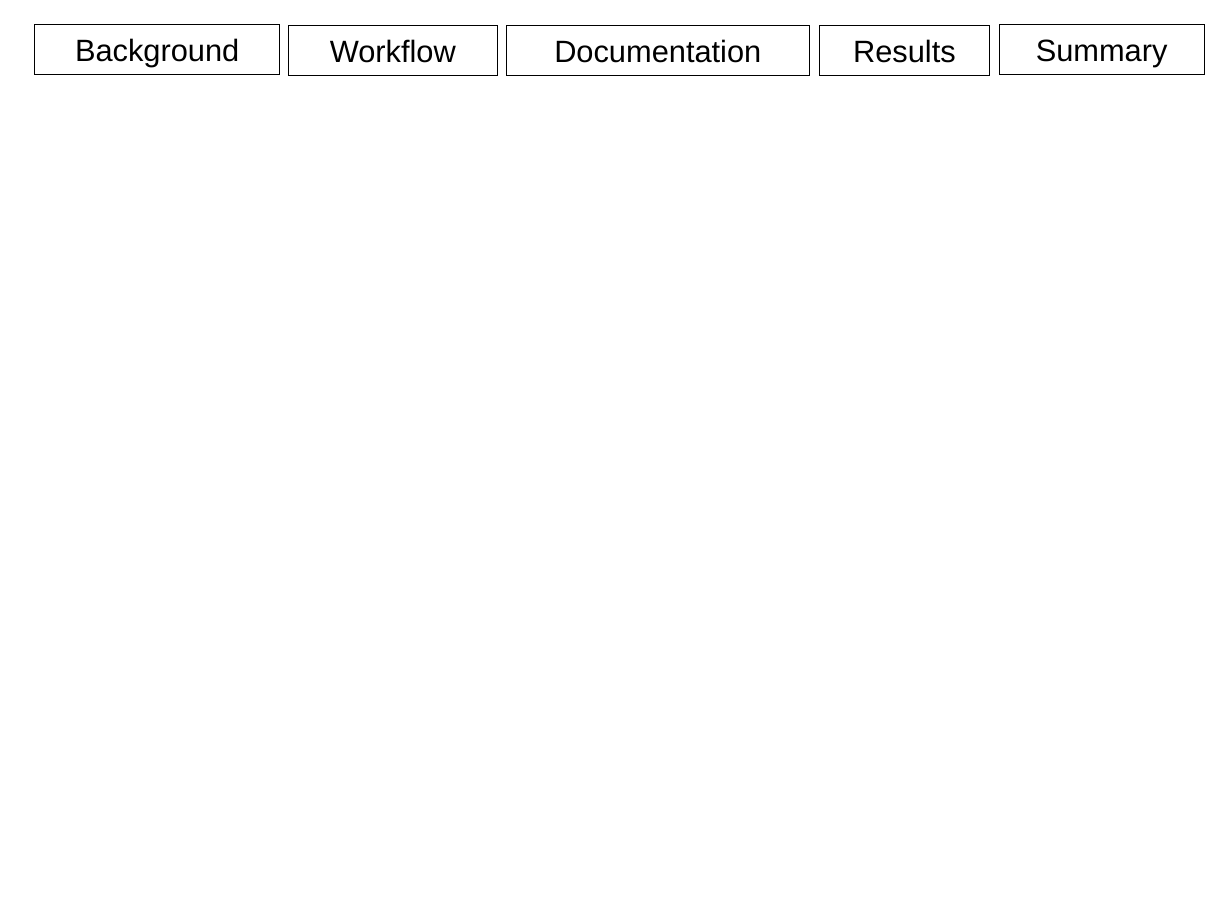
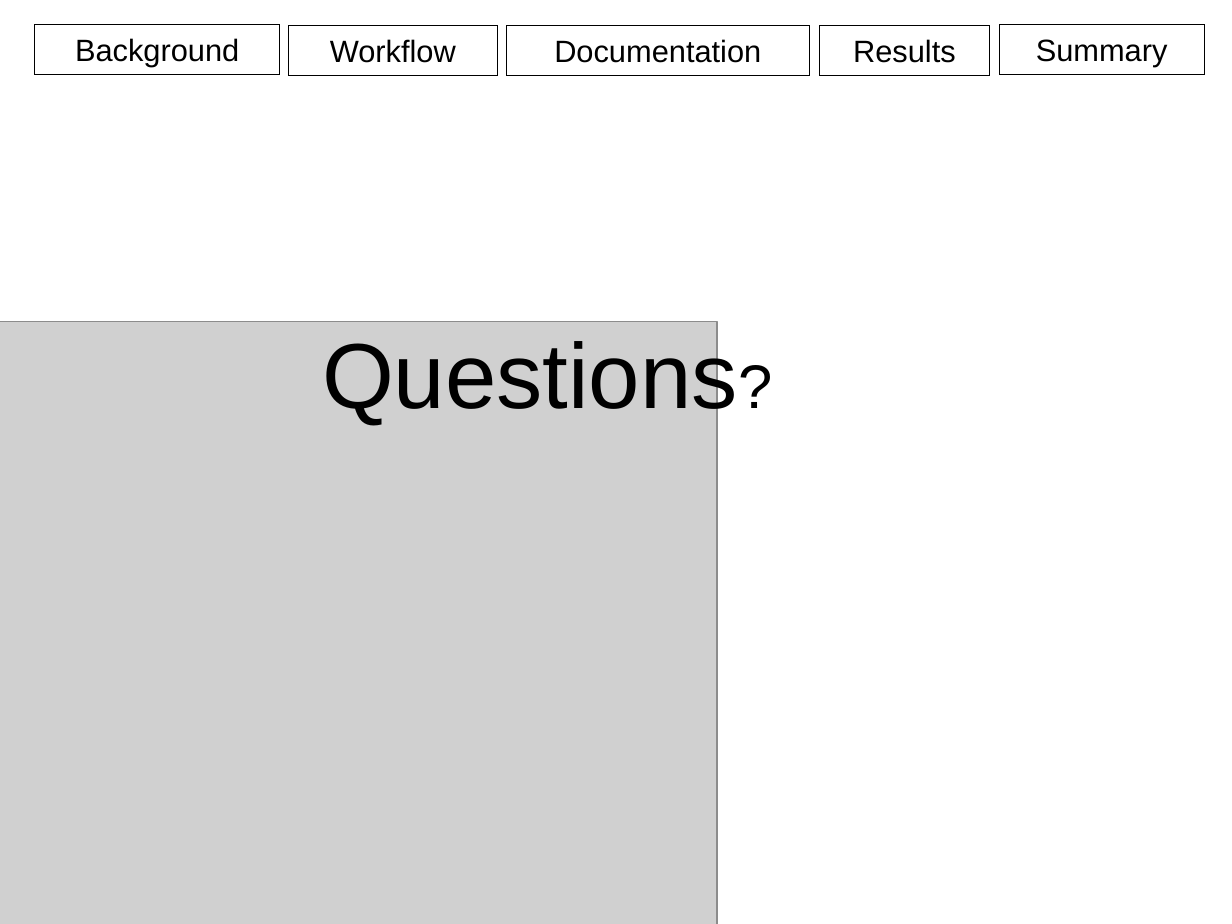
Before and after one commit to aweeger/BCB546X_FinalGroup, a slide deck: slide 28 of Presentation.pptx (slide 32 before the commit). Drawn at 1232x924 pixels with LibreOffice and Linux fonts; fonts in the diff are those of the drawing; grey boxes stand for pictures. Boxes give left, top, right and bottom in pixels: in the first picture for what was removed or moved away, otherwise in the second. Text is boxed around its words. In the diff, an @@ line names an element or a change of style, - is before the commit and + after.

```diff
--- a/Presentation.pptx
+++ b/Presentation.pptx
@@ picture added at [0, 322, 717, 924] @@
@@ text added at [322, 335, 738, 425], 54 pt, text #000000 @@
+Questions?
```
Also in this commit, not shown: 18 other slides changed, 2 slides removed, 1 other file.
